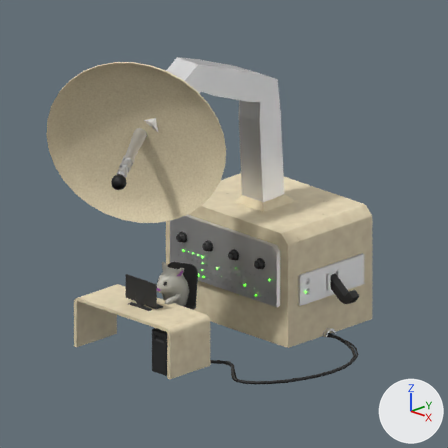
A saved change to the Blender file Towers/Magic/Basic/Level1/Tower_magic_basic_1.blend.
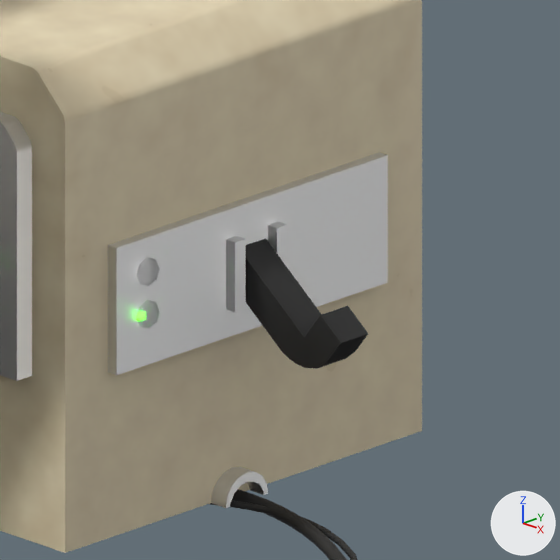
Old and new are each drawn from the file's camera 'Camera' and again close up on the part from 61% to 90% of the width and 48% to 78% of the height. The axes (+X, +Y, +Z) are drawn at lower right. The lights are the same throughout.

The scene before the commit, as lines of its bpy script (objects in view):
```python
ob_béziercurve = bpy.data.objects.new('BézierCurve', cu_béziercurve)
ob_béziercurve.location = (0.0, -1.491, 0.0)
ob_server = bpy.data.objects.new('Server', me_cube)
ob_server.location = (0.0, 1.068, 0.0)
ob_server_001 = bpy.data.objects.new('Server.001', me_cube_003)
ob_server_001.location = (1.513, 1.068, 1.049)
ob_server_001.rotation_euler = (0.0, 1.277, 0.0)  # degrees (0, 73, 0)
```
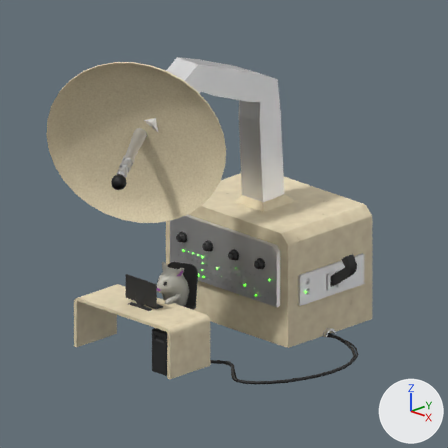
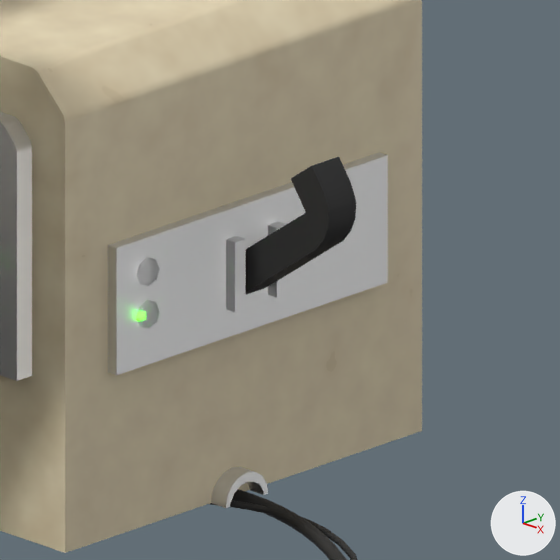
Changed parts and their boxes (x1, y1, x2, y2) in the close-ups (560 x 560 px):
'Server.001', turned: before (246, 238, 368, 369); after (246, 157, 356, 294)

What the commit changed:
Object 'Server.001' (ob_server_001) turns from (0, 73, 0) to (0, 0, 0) degrees about x, y and z.
